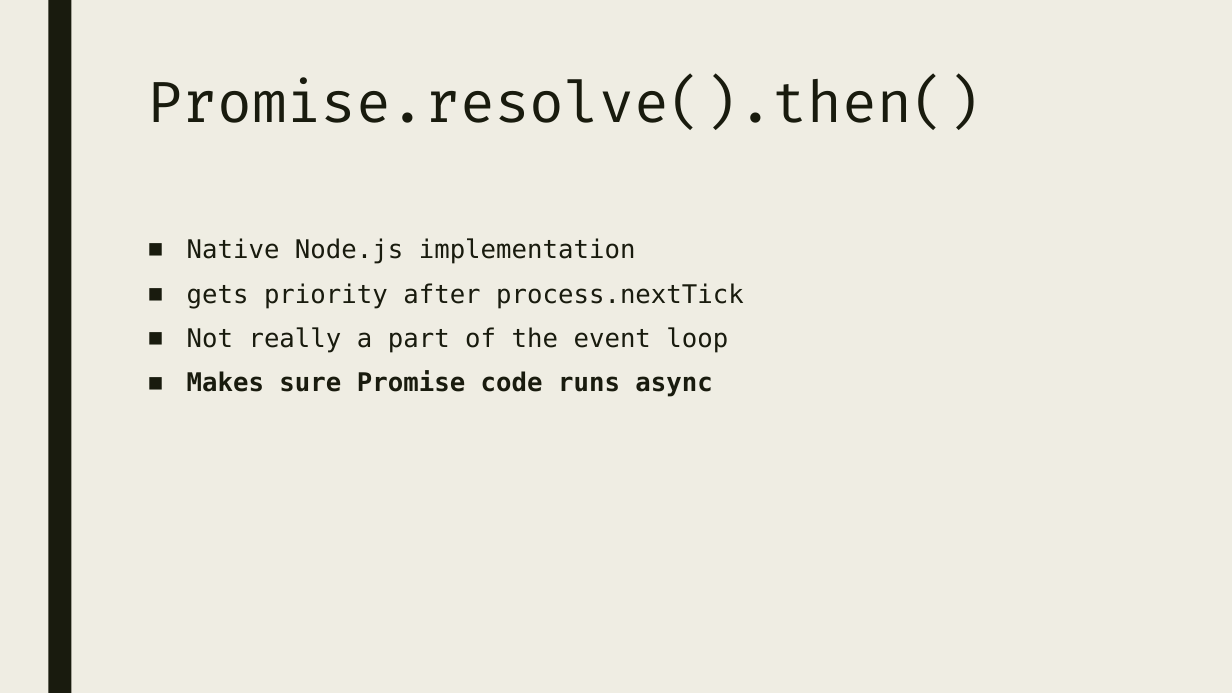
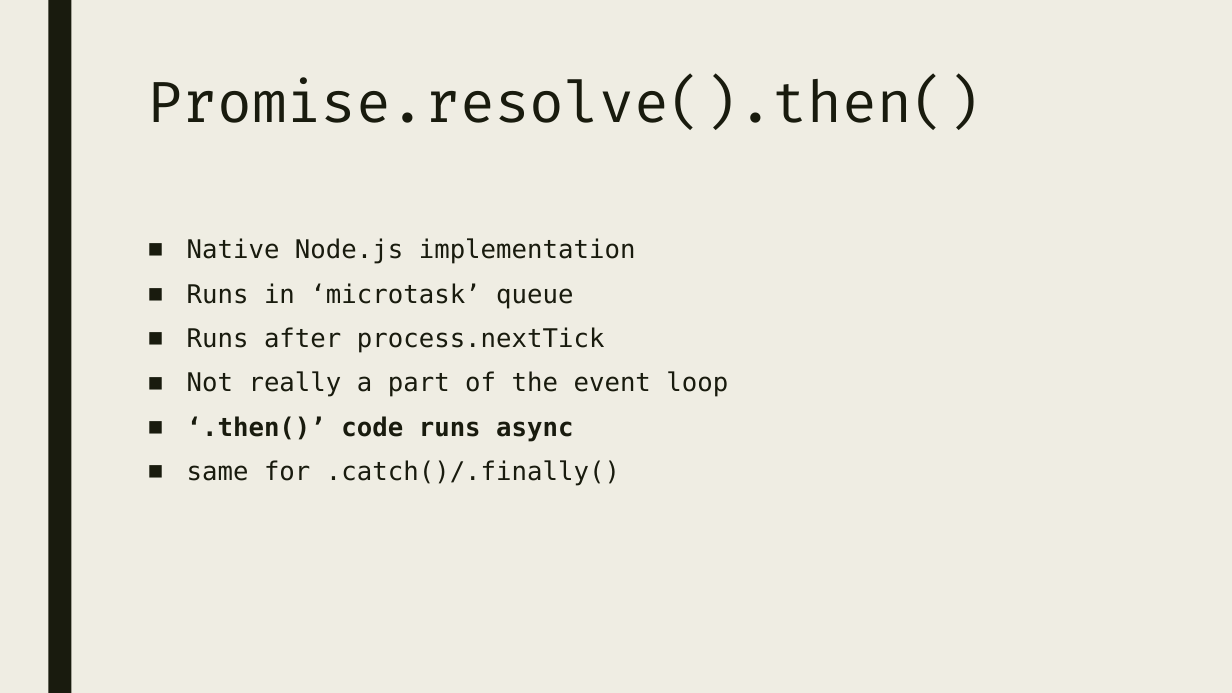
Before and after one commit to nabriski/lectures, a slide deck: slide 8 of event-loop/prez.pptx (slide 7 before the commit). Drawn at 1232x693 pixels with LibreOffice and Linux fonts; fonts in the diff are those of the drawing. Boxes give left, top, right and bottom in pixels: in the first picture for what was removed or moved away, otherwise in the second. Text is boxed around its words. In the diff, an @@ line names an element or a change of style, - is before the commit and + after.

```diff
--- a/event-loop/prez.pptx
+++ b/event-loop/prez.pptx
@@ text at (187,283,605,353): text changed @@
-■ gets priority after process.nextTick
+■ Runs in ‘microtask’ queue
+■ Runs after process.nextTick
@@ text at (187,416,620,486): text changed; bold off @@
-■ Makes sure Promise code runs async
+■ ‘.then()’ code runs async
+■ same for .catch()/.finally()
```
Also in this commit, not shown: 1 other slide changed, 5 slides added, 3 slides removed, 3 other files.
